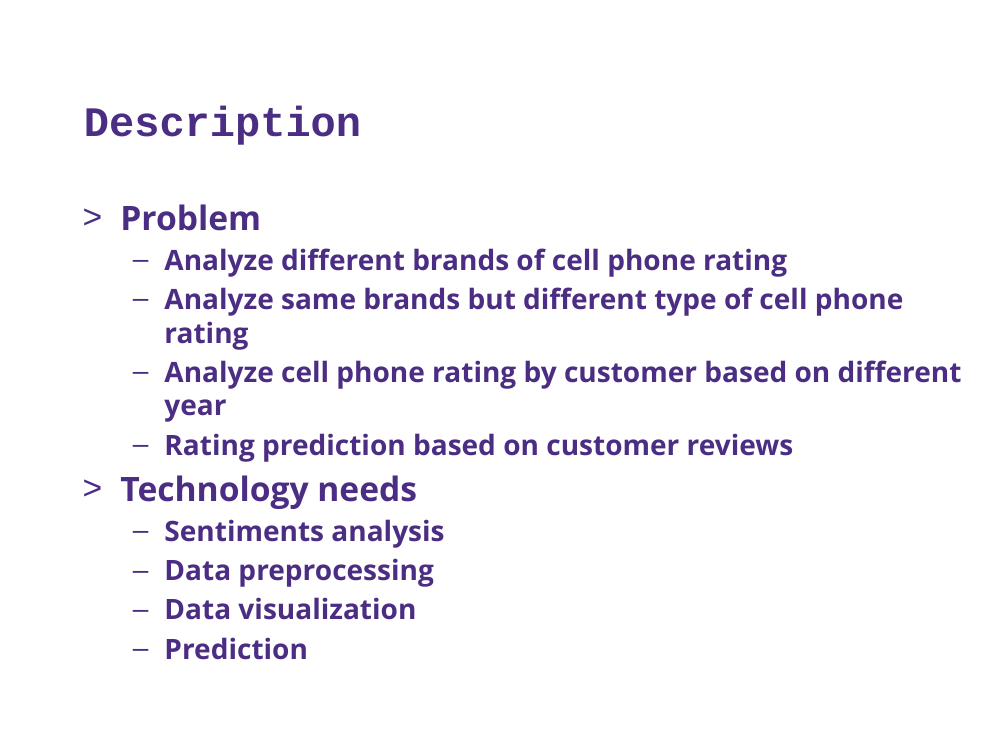
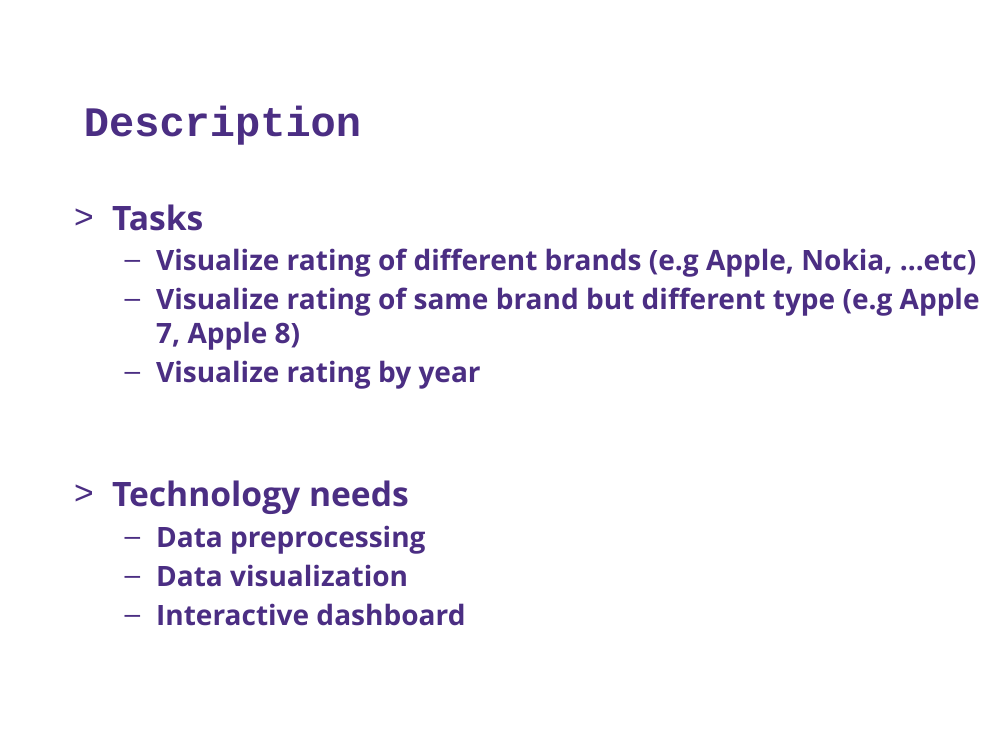
Before and after one commit to cycnc35/AMZ-Cellphone-Review, a slide deck: slide 2 of technologies_reviews.pptx. Drawn at 1008x756 pixels with LibreOffice and Linux fonts; fonts in the diff are those of the drawing; background and template pictures are left out. Boxes give left, top, right and bottom in pixels: in the first picture for what was removed or moved away, otherwise in the second. Text is boxed around its words. In the diff, an @@ line names an element or a change of style, - is before the commit and + after.

Commit message:
ppt update

```diff
--- a/technologies_reviews.pptx
+++ b/technologies_reviews.pptx
@@ text "Tasks": place and size @@
-text "Tasks" at <box>120,204,962,620</box>
+text "Tasks" at <box>112,204,980,626</box>
@@ text at <box>112,204,980,389</box>: text changed @@
-> Problem
-  – Analyze different brands of cell phone rating
-  – Analyze same brands but different type of cell phone rating
-  – Analyze cell phone rating by customer based on different year
-  – Rating prediction based on customer reviews
+> Tasks
+  – Visualize rating of different brands (e.g Apple, Nokia, …etc)
+  – Visualize rating of same brand but different type (e.g Apple 7, Apple 8)
+  – Visualize rating by year
@@ text at <box>164,519,444,548</box>: paragraph removed @@
-  – Sentiments analysis
@@ text at <box>156,603,465,626</box>: text changed @@
-  – Prediction
+  – Interactive dashboard
```
Also in this commit, not shown: 2 other slides changed, 2 slides added, 1 slide removed.
